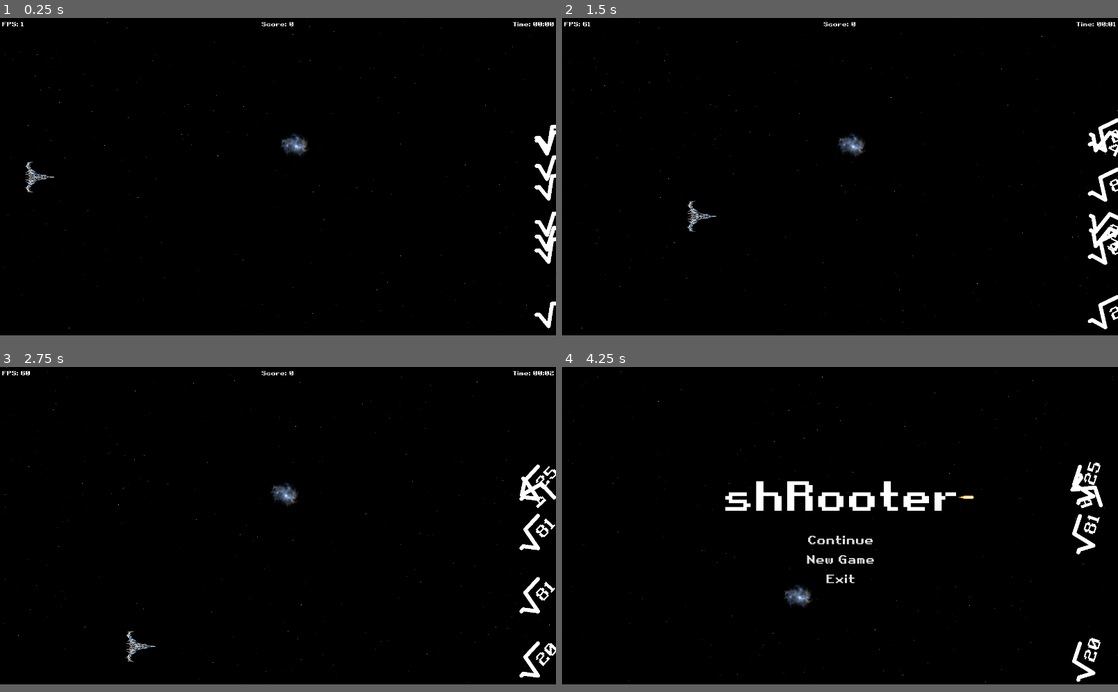
Above: before the commit, frames 1-4 (two rows, left to right).
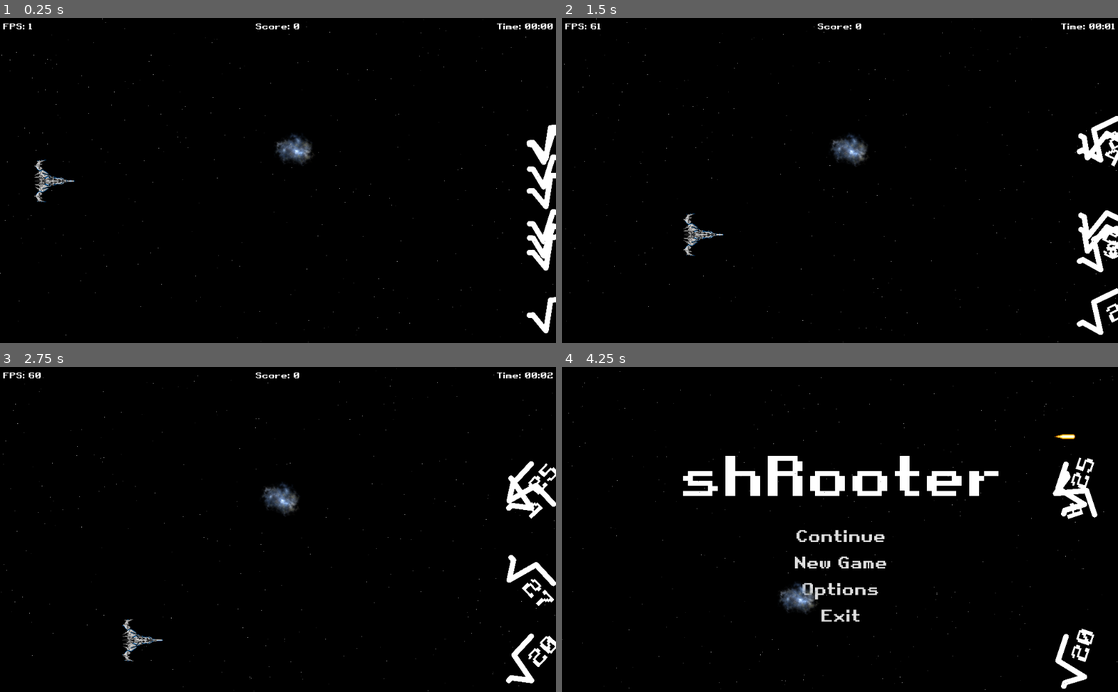
Above: after the commit, the same moments.

Repository: gingerr/ggj-2023-roots-one
Game: Godot game, scene res://Game.tscn
The game is run twice, just before and just after one commit, with the same random seed, the same clock (stepped at 60 frames per second) and the same inputs.
Inputs:
- Up to frame 1 (0.25 s): no input
- Up to frame 2 (1.5 s): hold Right (ui_right) 0.53-1.28 s; tap Space (ui_select) at 0.77 s; hold Down (ui_down) from 1.28 s (still down)
- Up to frame 3 (2.75 s): tap Space (ui_select) at 1.52 s; release Down (ui_down) at 2.03 s; hold Right (ui_right) from 2.03 s (still down)
- Up to frame 4 (4.25 s): release Right (ui_right) at 2.78 s; hold Up (ui_up) 2.78-3.53 s; tap Space (ui_select) at 3.02, 3.77 s; hold Left (ui_left) from 3.53 s (still down); tap Escape at 4.15 s
In our replay, the window is 800x457 before the commit and 800x468 after it. These sizes can differ from the game's own. Grey fills any space a smaller window leaves; there, only what the larger window draws over its background counts as a difference.

The runs differ from the first frame. In frame 1, 2.3% of the frame differs, in the area x 0-100%, y 0-100%; in frame 2, 3.1%; in frame 3, 3.4%; in frame 4, 7.0%, in the area x 0-100%, y 1-100%.

Commit message:
Options in menu

Diff:
--- a/MainMenu.gd
+++ b/MainMenu.gd
@@ -10,9 +10,9 @@
 
 func _process(delta):
 	if (get_tree().paused):
-		$Selection/Continue.disabled = false
+		$VBoxContainer/MarginContainer/Selection/Continue.disabled = false
 	else:
-		$Selection/Continue.disabled = true
+		$VBoxContainer/MarginContainer/Selection/Continue.disabled = true
 
 func _on_ButtonNewGame_pressed():
 	get_tree().paused = false
@@ -26,3 +26,13 @@
 func _on_Continue_pressed():
 	get_tree().paused = false
 	get_tree().change_scene("res://Game.tscn")
+
+
+func _on_Options_pressed():
+	$VBoxContainer/MarginContainer/OptionsMenu.visible = true
+	$VBoxContainer/MarginContainer/Selection.visible = false
+
+
+func _on_BackToMain_pressed():
+	$VBoxContainer/MarginContainer/OptionsMenu.visible = false
+	$VBoxContainer/MarginContainer/Selection.visible = true
--- a/MainMenu.tscn
+++ b/MainMenu.tscn
@@ -17,7 +17,25 @@
 size = 30
 font_data = ExtResource( 1 )
 
+[sub_resource type="DynamicFont" id=5]
+size = 30
+font_data = ExtResource( 1 )
+
 [sub_resource type="DynamicFont" id=3]
+size = 30
+font_data = ExtResource( 1 )
+
+[sub_resource type="DynamicFont" id=6]
+size = 30
+font_data = ExtResource( 1 )
+
+[sub_resource type="DynamicFont" id=7]
+size = 30
+font_data = ExtResource( 1 )
+
+[sub_resource type="ButtonGroup" id=9]
+
+[sub_resource type="DynamicFont" id=8]
 size = 30
 font_data = ExtResource( 1 )
 
@@ -25,50 +43,118 @@
 pause_mode = 2
 anchor_right = 1.0
 anchor_bottom = 1.0
-margin_left = 120.0
-margin_top = 80.0
-margin_right = -120.0
-margin_bottom = -80.0
 script = ExtResource( 2 )
 
-[node name="Selection" type="VBoxContainer" parent="."]
-margin_right = 784.0
-margin_bottom = 440.0
+[node name="VBoxContainer" type="VBoxContainer" parent="."]
+margin_right = 1024.0
+margin_bottom = 600.0
+size_flags_horizontal = 3
+size_flags_vertical = 3
 alignment = 1
 
-[node name="Name" type="Label" parent="Selection"]
-margin_top = 62.0
-margin_right = 784.0
-margin_bottom = 230.0
+[node name="Name" type="Label" parent="VBoxContainer"]
+margin_top = 118.0
+margin_right = 1024.0
+margin_bottom = 286.0
 custom_fonts/font = SubResource( 1 )
 text = "shRooter"
 align = 1
 
-[node name="Continue" type="Button" parent="Selection"]
-margin_top = 234.0
-margin_right = 784.0
-margin_bottom = 279.0
+[node name="MarginContainer" type="MarginContainer" parent="VBoxContainer"]
+margin_top = 290.0
+margin_right = 1024.0
+margin_bottom = 482.0
+
+[node name="Selection" type="VBoxContainer" parent="VBoxContainer/MarginContainer"]
+margin_right = 1024.0
+margin_bottom = 192.0
+alignment = 1
+
+[node name="Continue" type="Button" parent="VBoxContainer/MarginContainer/Selection"]
+margin_right = 1024.0
+margin_bottom = 45.0
 custom_fonts/font = SubResource( 4 )
 disabled = true
 text = "Continue"
 flat = true
 
-[node name="NewGame" type="Button" parent="Selection"]
-margin_top = 283.0
-margin_right = 784.0
-margin_bottom = 328.0
+[node name="NewGame" type="Button" parent="VBoxContainer/MarginContainer/Selection"]
+margin_top = 49.0
+margin_right = 1024.0
+margin_bottom = 94.0
 custom_fonts/font = SubResource( 2 )
 text = "New Game"
 flat = true
 
-[node name="Exit" type="Button" parent="Selection"]
-margin_top = 332.0
-margin_right = 784.0
-margin_bottom = 377.0
+[node name="Options" type="Button" parent="VBoxContainer/MarginContainer/Selection"]
+margin_top = 98.0
+margin_right = 1024.0
+margin_bottom = 143.0
+custom_fonts/font = SubResource( 5 )
+text = "Options"
+flat = true
+
+[node name="Exit" type="Button" parent="VBoxContainer/MarginContainer/Selection"]
+margin_top = 147.0
+margin_right = 1024.0
+margin_bottom = 192.0
 custom_fonts/font = SubResource( 3 )
 text = "Exit"
 flat = true
 
-[connection signal="pressed" from="Selection/Continue" to="." method="_on_Continue_pressed"]
-[connection signal="pressed" from="Selection/NewGame" to="." method="_on_ButtonNewGame_pressed"]
-[connection signal="pressed" from="Selection/Exit" to="." method="_on_Exit_pressed"]
+[node name="OptionsMenu" type="VBoxContainer" parent="VBoxContainer/MarginContainer"]
+visible = false
+margin_right = 1024.0
+margin_bottom = 192.0
+
+[node name="DifficultyOpt" type="HBoxContainer" parent="VBoxContainer/MarginContainer/OptionsMenu"]
+margin_right = 784.0
+margin_bottom = 47.0
+alignment = 1
+
+[node name="Difficulty" type="Label" parent="VBoxContainer/MarginContainer/OptionsMenu/DifficultyOpt"]
+margin_left = 102.0
+margin_top = 4.0
+margin_right = 280.0
+margin_bottom = 43.0
+custom_fonts/font = SubResource( 6 )
+text = "Difficulty"
+
+[node name="Easy" type="CheckBox" parent="VBoxContainer/MarginContainer/OptionsMenu/DifficultyOpt"]
+margin_left = 284.0
+margin_right = 404.0
+margin_bottom = 47.0
+custom_fonts/font = SubResource( 7 )
+group = SubResource( 9 )
+text = "Easy"
+
+[node name="Normal" type="CheckBox" parent="VBoxContainer/MarginContainer/OptionsMenu/DifficultyOpt"]
+margin_left = 408.0
+margin_right = 560.0
+margin_bottom = 47.0
+custom_fonts/font = SubResource( 7 )
+pressed = true
+group = SubResource( 9 )
+text = "Normal"
+
+[node name="Hard" type="CheckBox" parent="VBoxContainer/MarginContainer/OptionsMenu/DifficultyOpt"]
+margin_left = 564.0
+margin_right = 681.0
+margin_bottom = 47.0
+custom_fonts/font = SubResource( 7 )
+group = SubResource( 9 )
+text = "Hard"
+
+[node name="BackToMain" type="Button" parent="VBoxContainer/MarginContainer/OptionsMenu"]
+margin_top = 51.0
+margin_right = 784.0
+margin_bottom = 96.0
+custom_fonts/font = SubResource( 8 )
+text = "Back"
+flat = true
+
+[connection signal="pressed" from="VBoxContainer/MarginContainer/Selection/Continue" to="." method="_on_Continue_pressed"]
+[connection signal="pressed" from="VBoxContainer/MarginContainer/Selection/NewGame" to="." method="_on_ButtonNewGame_pressed"]
+[connection signal="pressed" from="VBoxContainer/MarginContainer/Selection/Options" to="." method="_on_Options_pressed"]
+[connection signal="pressed" from="VBoxContainer/MarginContainer/Selection/Exit" to="." method="_on_Exit_pressed"]
+[connection signal="pressed" from="VBoxContainer/MarginContainer/OptionsMenu/BackToMain" to="." method="_on_BackToMain_pressed"]
--- a/project.godot
+++ b/project.godot
@@ -32,8 +32,6 @@
 
 [display]
 
-window/size/width=1400
-window/size/height=800
 window/size/resizable=false
 window/size/fullscreen=true
 window/vsync/use_vsync=false
Not shown: 1 places in MainMenu.tscn that only renumber resources
